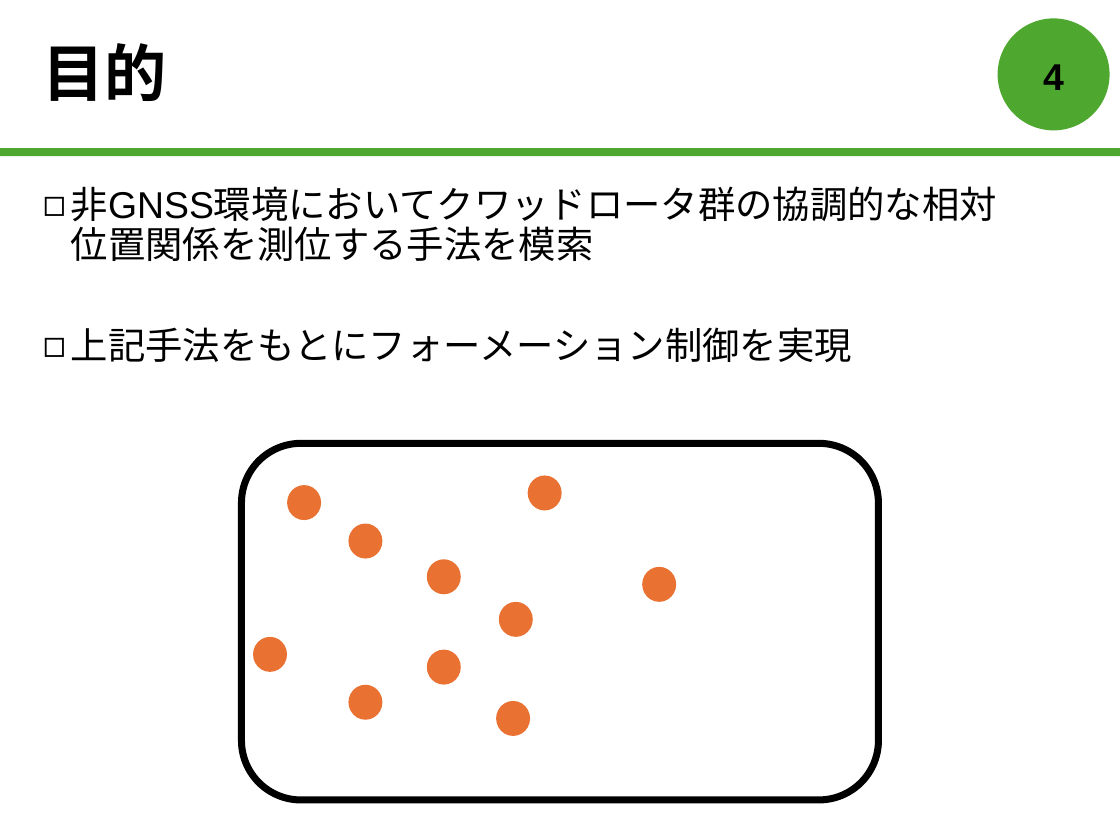
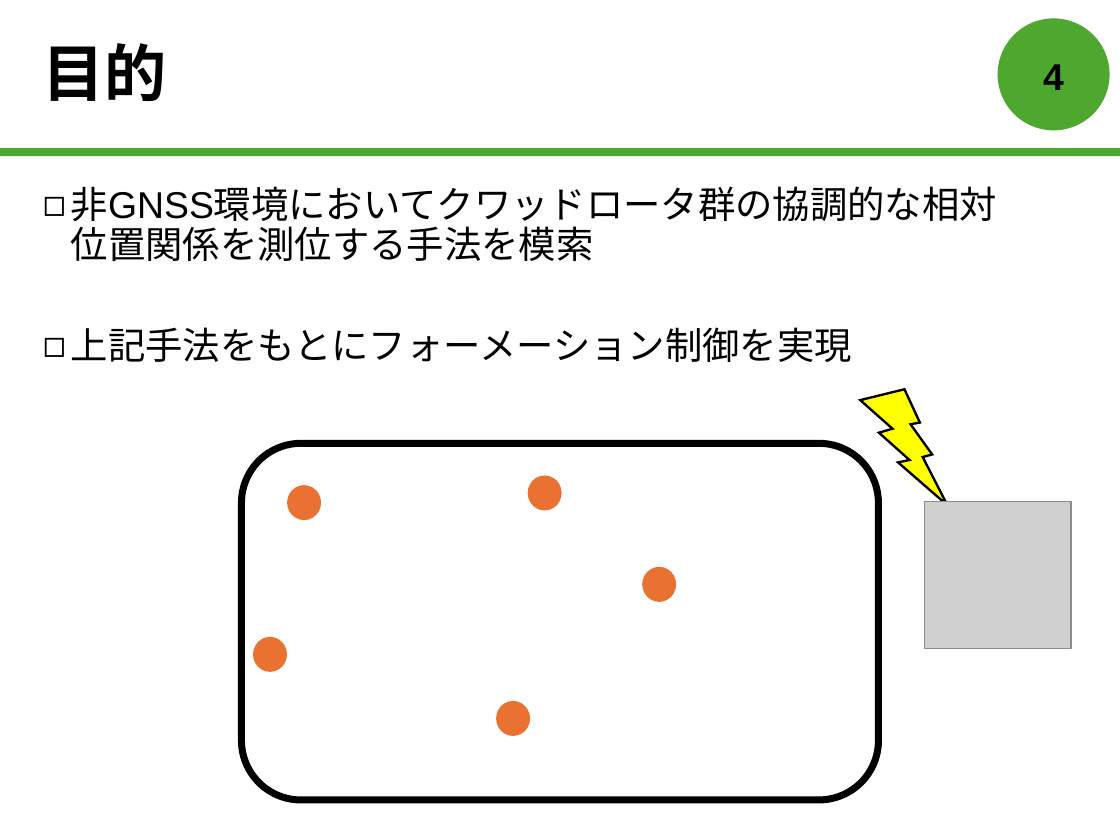
Before and after one commit to forest-book/MatlabLOSFormation, a slide deck: slide 5 of 森本皓斗.pptx. Drawn at 1120x840 pixels with LibreOffice and Linux fonts; fonts in the diff are those of the drawing; grey boxes stand for pictures. Boxes give left, top, right and bottom in pixels: in the first picture for what was removed or moved away, otherwise in the second. Text is boxed around its words. In the diff, an @@ line names an element or a change of style, - is before the commit and + after.

```diff
--- a/森本皓斗.pptx
+++ b/森本皓斗.pptx
@@ lightning bolt added at (843,382,967,505), fill #FFFF00, outline #000000 1.5 pt @@
@@ picture added at (924,501,1071,647) @@
@@ group removed at (348,523,532,719): 5 ellipses @@
```
Also in this commit, not shown: 3 slides added, 1 slide removed.
